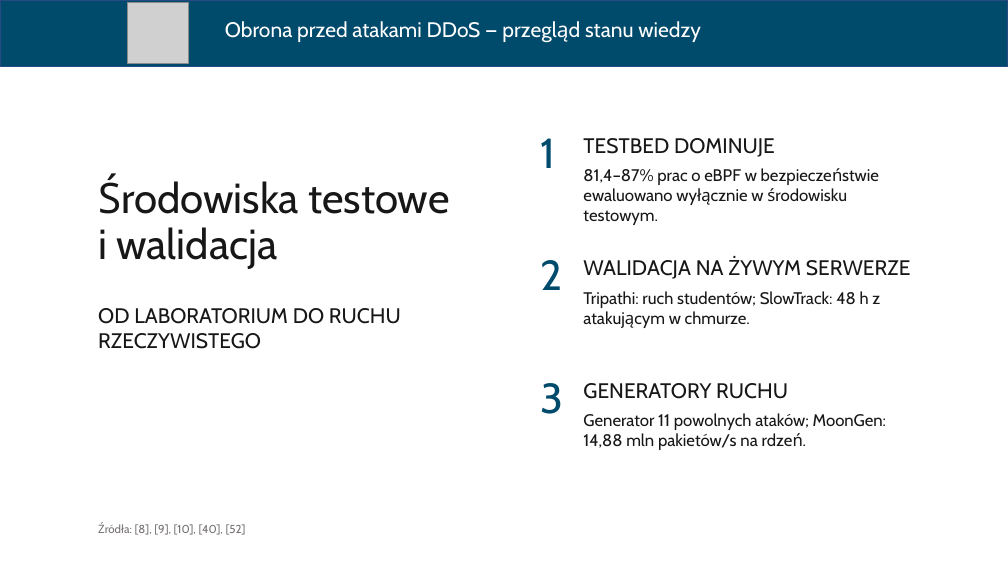
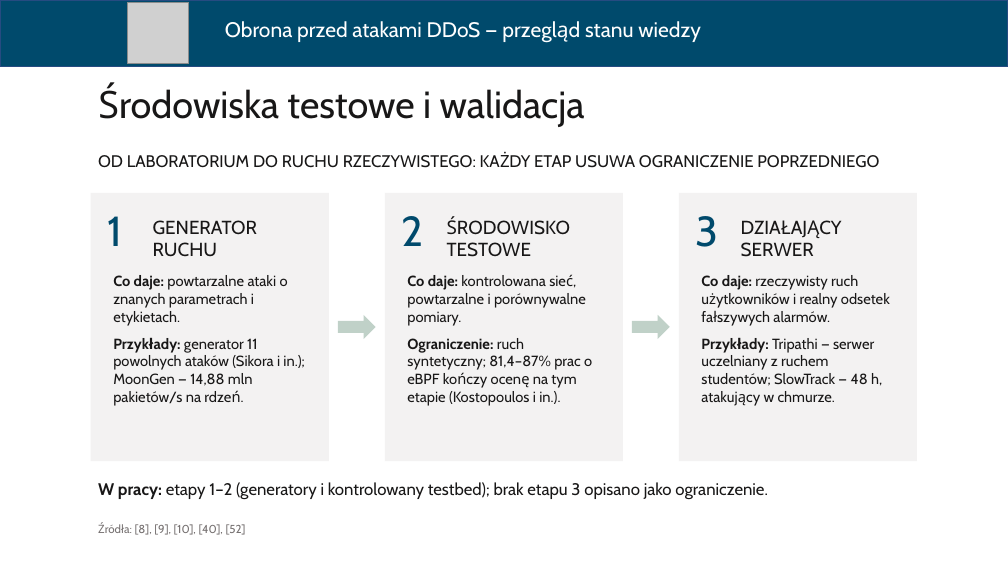
Before and after one commit to ArturBrogowicz/code, a slide deck: slide 22 of presentation/Prezentacja_WEiTI_PL.pptx (slide 23 before the commit). Drawn at 1008x567 pixels with LibreOffice and Linux fonts; fonts in the diff are those of the drawing; grey boxes stand for pictures. Boxes give left, top, right and bottom in pixels: in the first picture for what was removed or moved away, otherwise in the second. Text is boxed around its words. In the diff, an @@ line names an element or a change of style, - is before the commit and + after.

```diff
--- a/presentation/Prezentacja_WEiTI_PL.pptx
+++ b/presentation/Prezentacja_WEiTI_PL.pptx
@@ title at (x1=287, y1=89, x2=585, y2=127): text changed; size 40 to 36 pt @@
-Środowiska testowe
-i walidacja
+Środowiska testowe i walidacja
@@ text removed at (x1=583, y1=138, x2=775, y2=157) @@
-TESTBED DOMINUJE
@@ text at (x1=98, y1=155, x2=879, y2=168): text changed; size 20 to 16 pt @@
-OD LABORATORIUM DO RUCHU RZECZYWISTEGO
+OD LABORATORIUM DO RUCHU RZECZYWISTEGO: KAŻDY ETAP USUWA OGRANICZENIE POPRZEDNIEGO
@@ text removed at (x1=583, y1=169, x2=763, y2=225) @@
-81,4–87% prac o eBPF w bezpieczeństwie ewaluowano wyłącznie w środowisku testowym.
@@ rectangle added at (x1=91, y1=193, x2=329, y2=461), fill #F3F2F2 @@
@@ text "1" moved from (x1=540, y1=138, x2=555, y2=168) to (x1=107, y1=216, x2=122, y2=246) @@
@@ rectangle added at (x1=385, y1=193, x2=623, y2=461), fill #F3F2F2 @@
@@ text "2" moved from (x1=540, y1=260, x2=562, y2=290) to (x1=401, y1=216, x2=423, y2=246) @@
@@ rectangle added at (x1=679, y1=193, x2=917, y2=461), fill #F3F2F2 @@
@@ text "3" moved from (x1=540, y1=383, x2=563, y2=414) to (x1=695, y1=216, x2=718, y2=247) @@
@@ text added at (x1=153, y1=220, x2=257, y2=257), 18 pt, text #181717 @@
+GENERATOR RUCHU
@@ text added at (x1=447, y1=242, x2=531, y2=257), 18 pt, text #181717 @@
+ŚRODOWISKO TESTOWE
@@ text removed at (x1=583, y1=260, x2=911, y2=279) @@
-WALIDACJA NA ŻYWYM SERWERZE
@@ text added at (x1=741, y1=242, x2=814, y2=257), 18 pt, text #181717 @@
+DZIAŁAJĄCY SERWER
@@ text at (x1=113, y1=275, x2=304, y2=406): text changed; size 16 to 14 pt @@
-Generator 11 powolnych ataków; MoonGen: 14,88 mln pakietów/s na rdzeń.
+Co daje: powtarzalne ataki o znanych parametrach i etykietach.
+Przykłady: generator 11 powolnych ataków (Sikora i in.); MoonGen — 14,88 mln pakietów/s na rdzeń.
@@ text added at (x1=407, y1=275, x2=592, y2=406), 14 pt, text #181717 @@
+Co daje: kontrolowana sieć, powtarzalne i porównywalne pomiary.
+Ograniczenie: ruch syntetyczny; 81,4–87% prac o eBPF kończy ocenę na tym etapie (Kostopoulos i in.).
@@ text removed at (x1=583, y1=291, x2=880, y2=324) @@
-Tripathi: ruch studentów; SlowTrack: 48 h z atakującym w chmurze.
@@ text added at (x1=701, y1=275, x2=890, y2=402), 14 pt, text #181717 @@
+Co daje: rzeczywisty ruch użytkowników i realny odsetek fałszywych alarmów.
+Przykłady: Tripathi — serwer uczelniany z ruchem studentów; SlowTrack — 48 h, atakujący w chmurze.
@@ right arrow added at (x1=338, y1=315, x2=376, y2=339), fill #C0D1C8 @@
@@ right arrow added at (x1=632, y1=315, x2=670, y2=339), fill #C0D1C8 @@
@@ text removed at (x1=583, y1=383, x2=788, y2=399) @@
-GENERATORY RUCHU
@@ text added at (x1=98, y1=482, x2=768, y2=499), 16 pt, text #181717 @@
+W pracy: etapy 1–2 (generatory i kontrolowany testbed); brak etapu 3 opisano jako ograniczenie.
```
Also in this commit, not shown: 9 other slides changed, 1 slide added, 2 slides removed.
